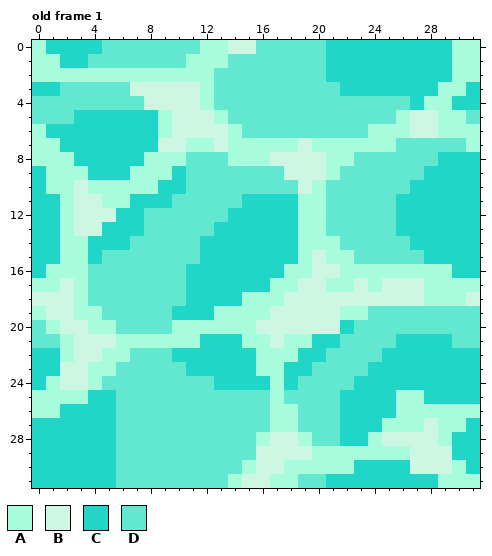
Pixel-art file: assets/water-tile.aseprite. The picture above was drawn from the file before the commit.
32x32 pixels, 1 frame. Shown: old frame 1. The commit also changed other frames, which this record leaves out.
Palette (. is transparent): A #a6fcdb  B #cdf7e2  C #20d6c7  D #62e8d0
Pixels before, old frame 1, first column x 0:
 0 ACCCCDDDDDDDAABBDDDDDCCCCCCCCCAA
 1 AACCDDDDDDDAAADDDDDDDCCCCCCCCCAA
 2 AAAAAAAAAAAAADDDDDDDDCCCCCCCCCAA
 3 CCDDDDDBBBBBADDDDDDDDDCCCCCCCAAC
 4 DDDDDDDDBBBBADDDDDDDDDDDDDDCAACC
 5 DDDCCCCCCABBBADDDDDDDDDDDDABBAAD
 6 ACCCCCCCCABBBBADDDDDDDDDAAABBAAA
 7 AACCCCCCCBBAABAAAAABAAAAAADDDDDA
 8 AAACCCCCAAADDDAAABBBBAADDDDDDCCC
 9 CAAACCCAAACDDDDDDDBBBADDDDDDCCCC
10 CAABAAAAACCDDDDDDDDBADDDDDDCCCCC
11 CCABBAACCCDDDDDCCCCAADDDDDCCCCCC
12 CCABBBCCDDDDDDCCCCCAADDDDDCCCCCC
13 CCABBCCCDDDDDCCCCCCAADDDDDCCCCCC
14 CCAACCCDDDDDCCCCCCCAAADDDDDCCCCC
15 CCAACDDDDDDDCCCCCCCABAADDDDDCCCC
16 CAAADDDDDDDCCCCCCCAABBAAAAAAAACC
17 AABADDDDDDDCCCCCCAABBAABABBBAAAA
18 BBBADDDDDDDCCCCAAABBBBBBBBBBAAAB
19 ABBAADDDDDCCCAAAABBBBBAADDDDDDDD
20 DABBAADDDDAAAAAABBBBBBCDDDDDDDDD
21 DDABBBAAAAAACCCAABAACCDDDDCCCCDD
22 CCABBAADDDCCCCCCAAACCDDDDCCCCCCC
23 CCBBAADDDDDCCCCCAACCDDDDCCCCCCCC
24 CABBADDDDDDDDCCCCACDDDDCCCCCCCCC
25 AAAACCDDDDDDDDDDDADDDDCCCCAACCCC
26 AACCCCDDDDDDDDDDDAADDDCCCCAAAAAA
27 CCCCCCDDDDDDDDDDDAADDDCCCAAABAAC
28 CCCCCCDDDDDDDDDDABBADDCCABBBBACC
29 CCCCCCDDDDDDDDDDBBBBAAAAAAABBBCC
30 CCCCCCDDDDDDDDDABBAAAAACCCCBBBAC
31 CCCCCCDDDDDDDDABBAADDCCCCCCCCAAA
After:
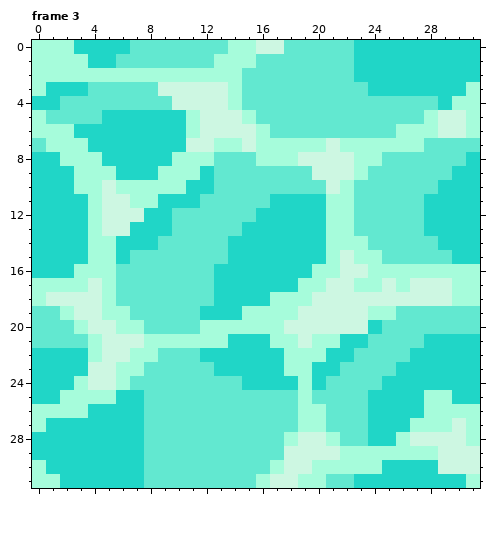
A new or re-ordered frame is compared with the old frame closest to it.
The exact change:
frames 1 -> 11
Changed rows in their new state; - is an unchanged pixel.
Frame 3 is new; against old frame 1:
first column x 0:
 0 -AA--CC-----DDAABB---DD-------CC
 1 --AACC-----DD-AA-----DD-------CC
 2 -------------AA------DD-------CC
 3 A-CC---DD---BBA-------DD-----CCA
 4 CC------DD--BBA------------DDCAA
 5 A--DD----CCA-BBA----------DDABBA
 6 -AA------CCA--BBA-------DD-AABB-
 7 D-AA-----CCBBA-B---A-B----AA---D
 8 CC-AA---CC-AA-DD-AA--BBAA----DD-
 9 -CC-AA-CC-AAC-----DD-BBA----DD--
10 -CCA-B---AACC------DDBA----DD---
11 --CCABBAA-CC---DD--CCAA---DD----
12 --CCA-BBCC----DD---CCAA---DD----
13 --CCABB-CC---DD----CCAA---DD----
14 --CCAA-CC---DD-----CC-AA---DD---
15 --CCAAC-----DD-----CC-BAA---DD--
16 -CC-AA-----DD-----CCAABB------AA
17 --A-BA-----DD----CCAABBA--A-BB--
18 A--BBA-----DD--CC-AA--------BB-A
19 DDABBAA---DD-CC--AA---BBAA------
20 -DDABBAA--DD----AA----BBC-------
21 --DDA-BB----AA-CCA-BAACC--DD--CC
22 --CCABBAA-DD----CC-AACC--DD-----
23 --CCBBAA---DD---CCAACC--DD------
24 -CCABBA------DD--C-AC--DD-------
25 CC--AACC---------D-A--DD--CCAA--
26 --AA--CC---------DDAA-DD--CC----
27 A-----CC---------DDAA-DD-CC-A-BA
28 ------CC--------DDABBADDCCA--BBA
29 ------CC--------DD--BB-----AA-BB
30 A-----CC-------DDABB---AA--CC-BB
31 AA----CC------DDABBAADD------CC-
Boxes around the changes in both pictures, in picture pixels (x1, y1, x2, y2):
changed: (32, 40, 480, 488)
